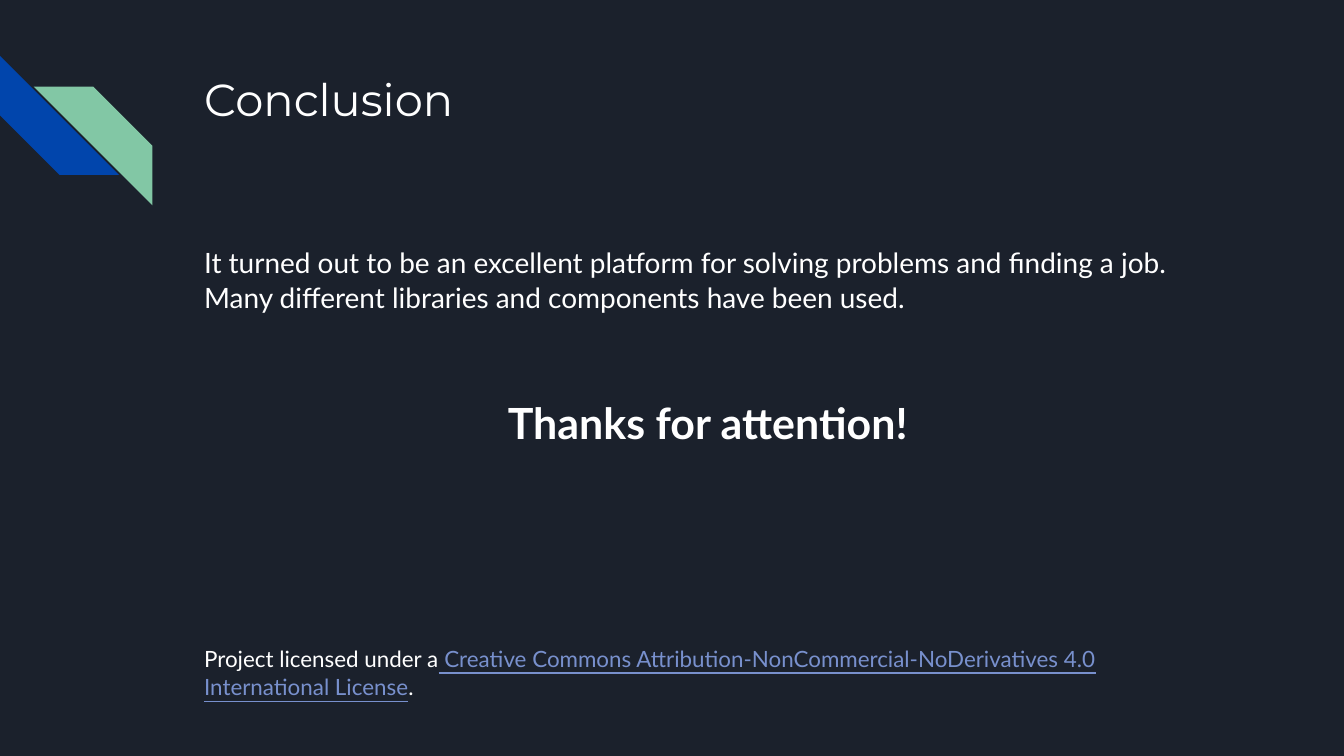
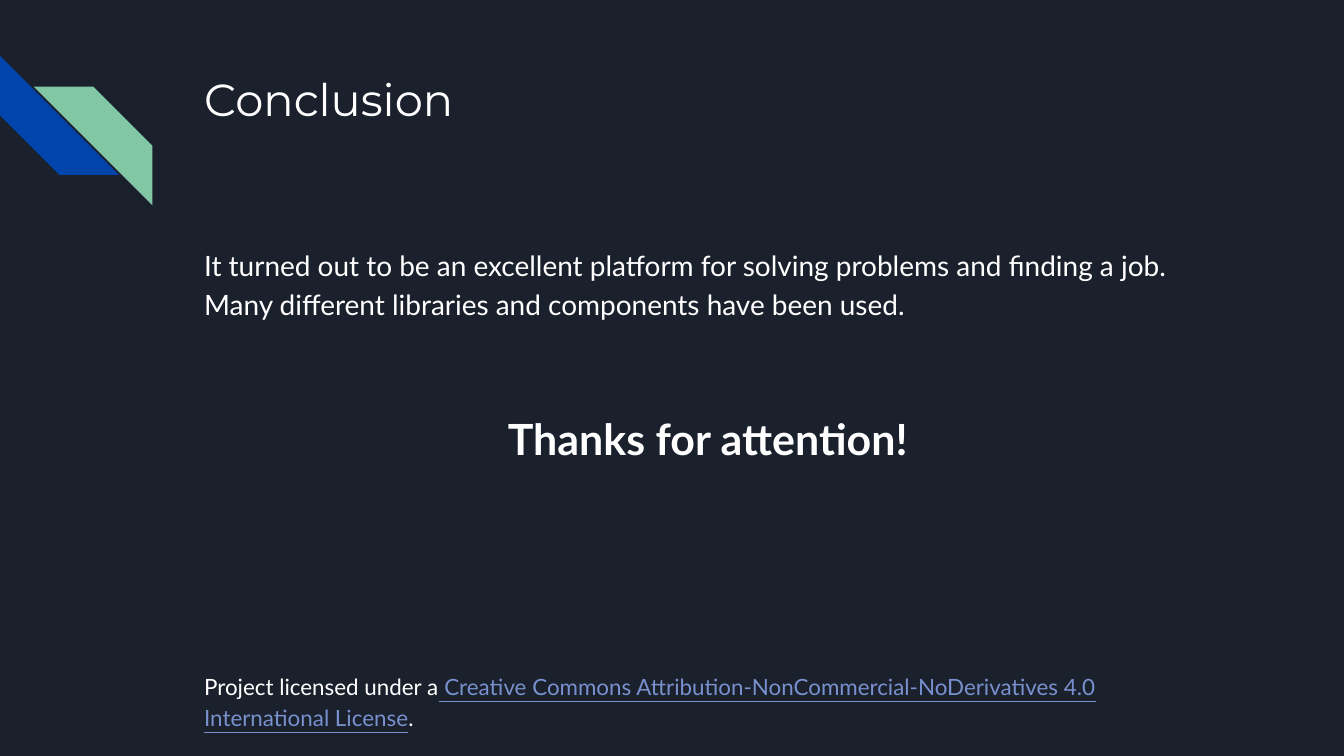
Before and after one commit to spike1236/WnSOJ, a slide deck: slide 11 of presentation_en.pptx. Drawn at 1344x756 pixels with LibreOffice and Linux fonts; fonts in the diff are those of the drawing. Boxes give left, top, right and bottom in pixels: in the first picture for what was removed or moved away, otherwise in the second. Text is boxed around its words. In the diff, an @@ line names an element or a change of style, - is before the commit and + after.

```diff
--- a/presentation_en.pptx
+++ b/presentation_en.pptx
@@ text "It turned out to be ..." at (204,255,1166,726): line spacing 1.05 to 1.15 @@
```
Also in this commit, not shown: 2 other slides changed, 1 other file.
